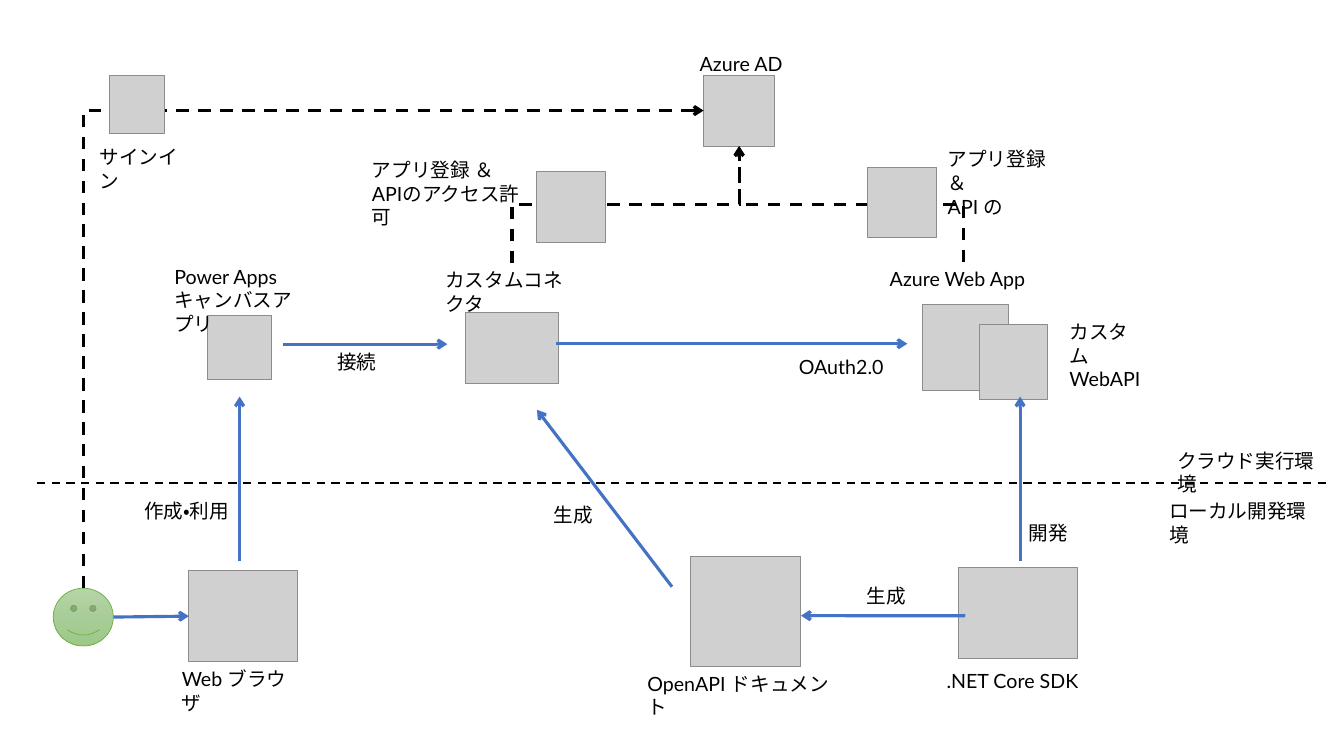
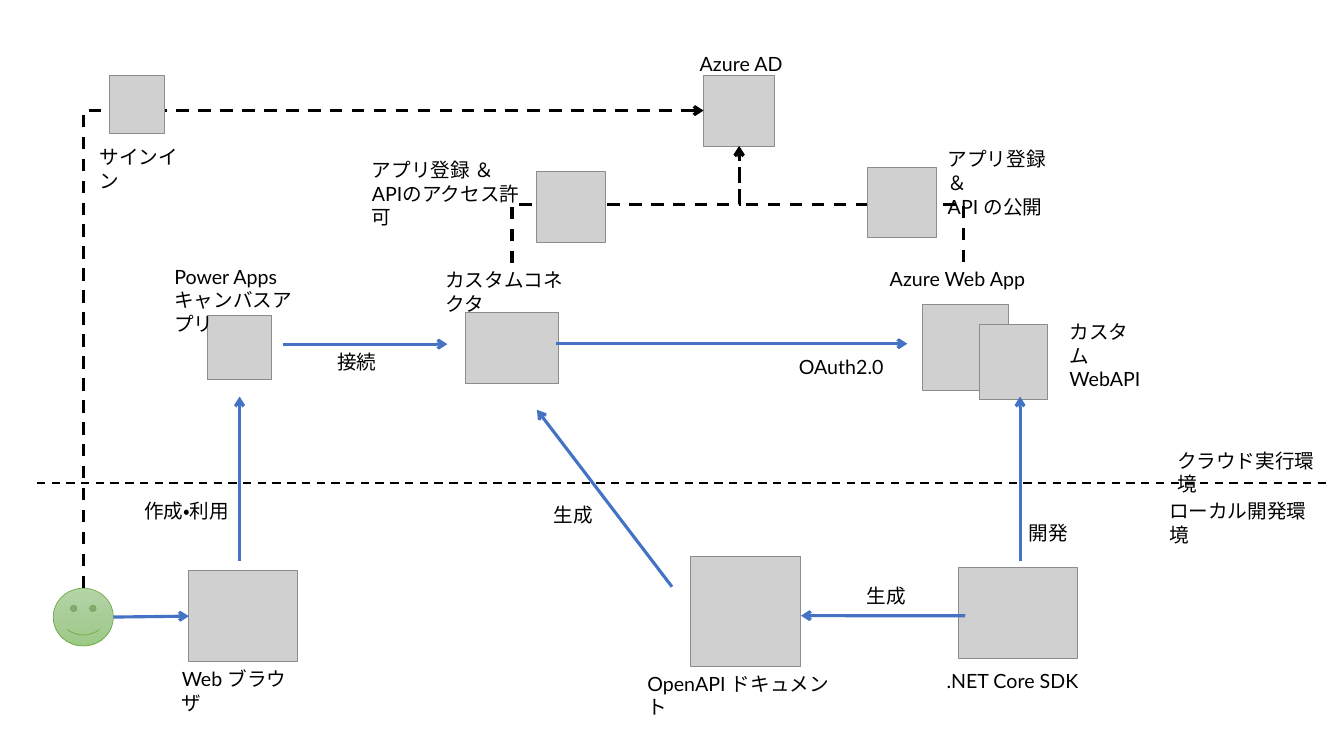
Before and after one commit to ayuina/ainaba-csa-blog, a slide deck: slide 1 of powerapp-call-aad-auth-api/images/figures.pptx. Drawn at 1344x756 pixels with LibreOffice and Linux fonts; fonts in the diff are those of the drawing; grey boxes stand for pictures. Boxes give left, top, right and bottom in pixels: in the first picture for what was removed or moved away, otherwise in the second. Text is boxed around its words. In the diff, an @@ line names an element or a change of style, - is before the commit and + after.

```diff
--- a/powerapp-call-aad-auth-api/images/figures.pptx
+++ b/powerapp-call-aad-auth-api/images/figures.pptx
@@ text at bbox=[948, 149, 1046, 218]: text changed @@
-アプリ登録 ＆
-API の
+アプリ登録 ＆
+API の公開
```
Also in this commit, not shown: 2 slides added, 4 other files.
